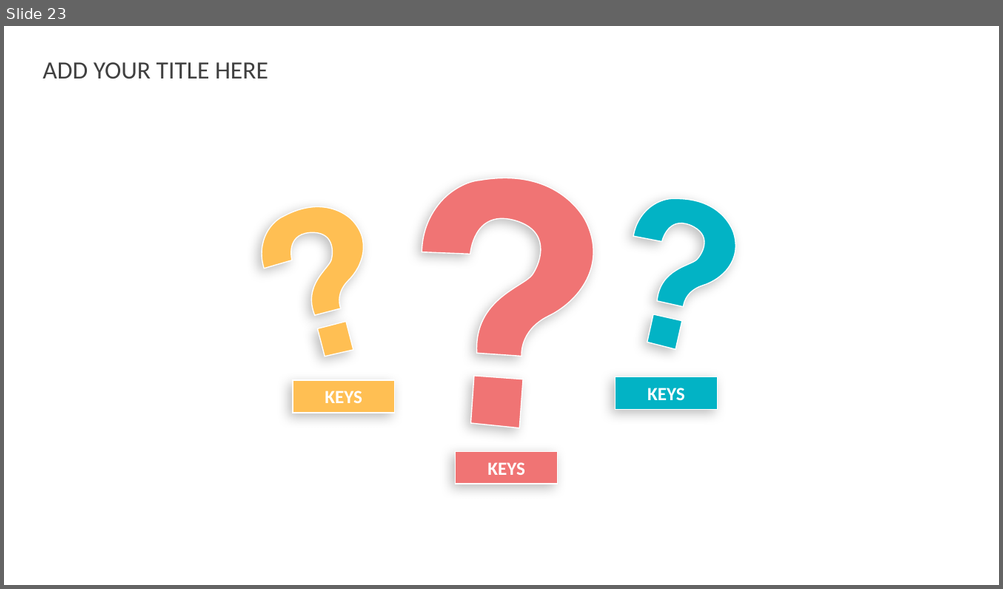
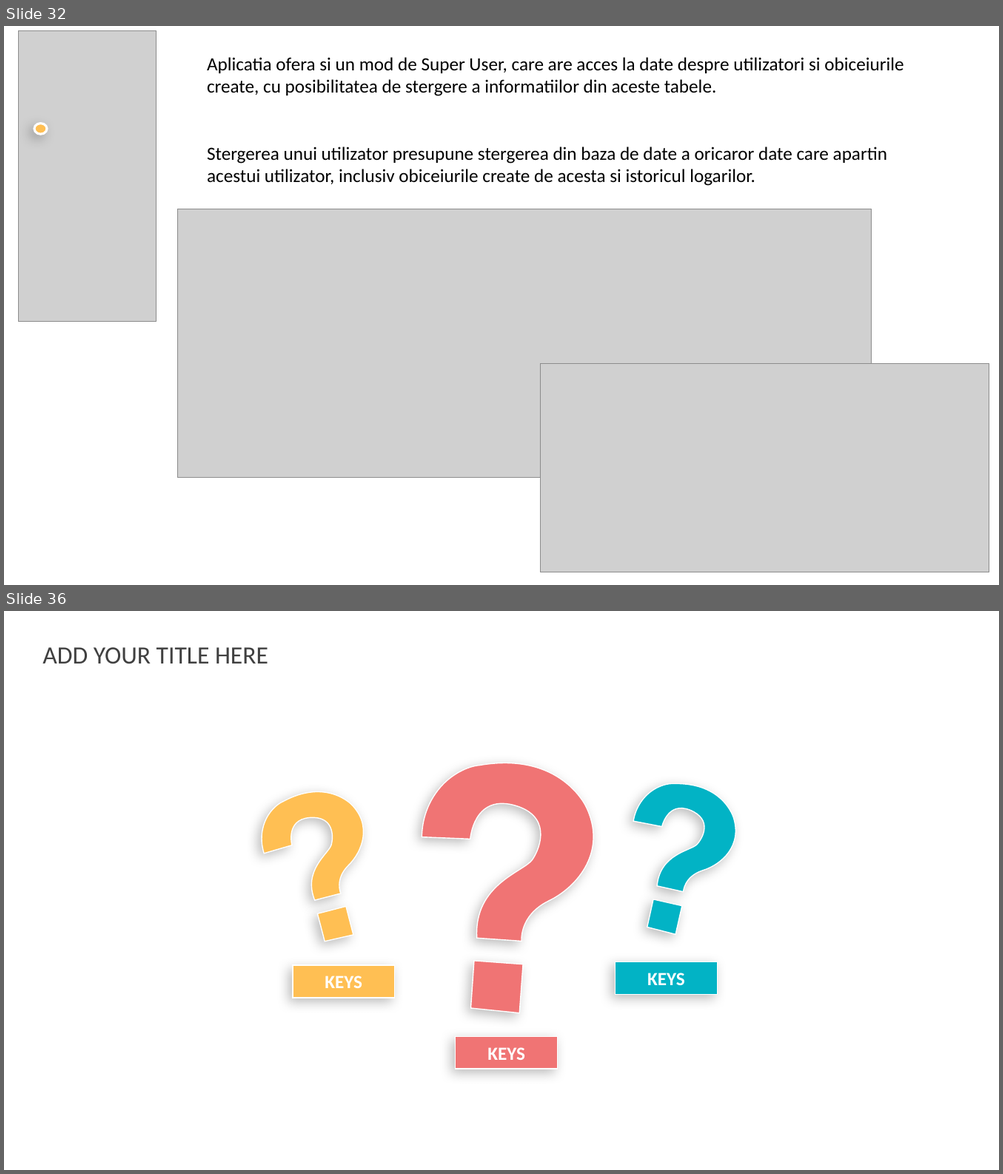
Before and after one commit to lia-ghita/ht, a slide deck: HabitTracker.pptx. Shown one above the other, each under a label of ours: slide 23 before the commit, slides 32 and 36 after it; the slides between them are not shown. The pictures are 1003x589 and 1003x1174 pixels, drawn with LibreOffice and Linux fonts; fonts in the diff are those of the drawing; grey boxes stand for pictures; background and template pictures are left out. Boxes give left, top, right and bottom in pixels: in the first picture for what was removed or moved away, otherwise in the second. Text is boxed around its words. In the diff, an @@ line names an element or a change of style, - is before the commit and + after.

```diff
--- a/HabitTracker.pptx
+++ b/HabitTracker.pptx
@@ slide 32 added at (x1=4, y1=26, x2=999, y2=585), background picture (left out) @@
@@ picture added at (x1=18, y1=30, x2=156, y2=321) @@
@@ text added at (x1=207, y1=57, x2=903, y2=186), 18 pt, text #000000 @@
+Aplicatia ofera si un mod de Super User, care are acces la date despre utilizatori si obiceiurile create, cu posibilitatea de stergere a informatiilor din aceste tabele.
+Stergerea unui utilizator presupune stergerea din baza de date a oricaror date care apartin acestui utilizator, inclusiv obiceiurile create de acesta si istoricul logarilor.
@@ ellipse added at (x1=34, y1=124, x2=47, y2=134), fill #FFBF53, outline #FFFFFF 2.25 pt @@
@@ picture added at (x1=178, y1=209, x2=872, y2=477) @@
@@ picture added at (x1=540, y1=364, x2=989, y2=574) @@
@@ what was slide 23 is now slide 36 @@
```
Also in this commit, not shown: 3 slides changed, 18 other slides added, 23 slides removed.
